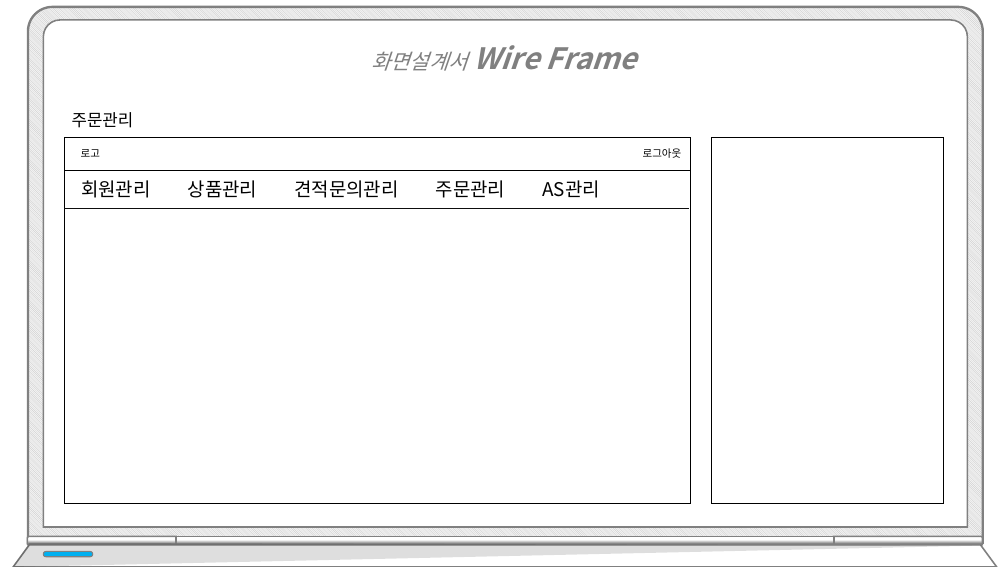
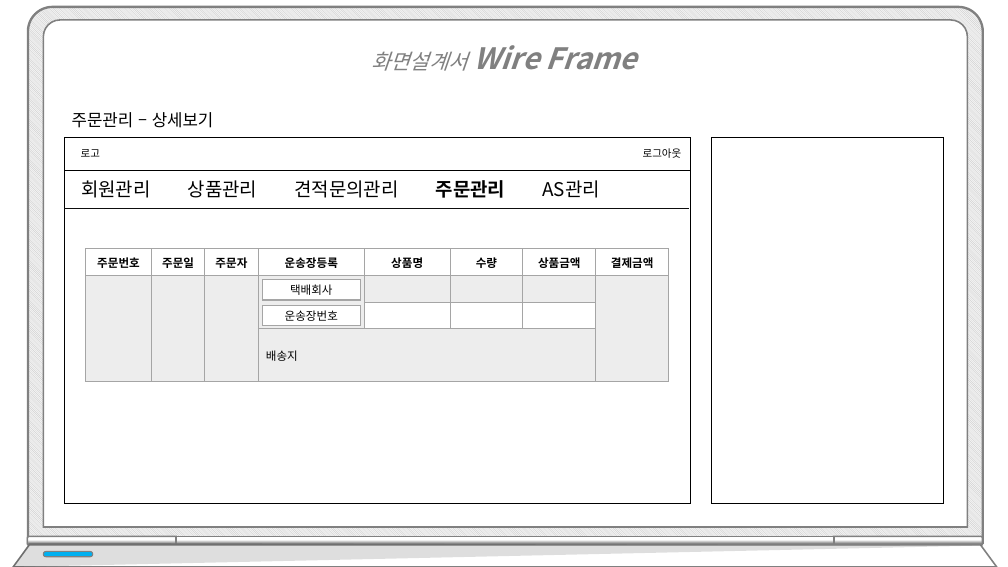
Before and after one commit to hhsw07/ezen-academy-projects, a slide deck: slide 18 of WebContent/cmk/프로젝트5.pptx. Drawn at 1008x567 pixels with LibreOffice and Linux fonts; fonts in the diff are those of the drawing. Boxes give left, top, right and bottom in pixels: in the first picture for what was removed or moved away, otherwise in the second. Text is boxed around its words. In the diff, an @@ line names an element or a change of style, - is before the commit and + after.

Commit message:
ppt

```diff
--- a/WebContent/cmk/프로젝트5.pptx
+++ b/WebContent/cmk/프로젝트5.pptx
@@ text at (72, 112, 214, 128): text changed @@
-주문관리
+주문관리 – 상세보기
@@ text "회원관리 상품관리 견적문의관리 주문관리 AS관리" at (81, 180, 600, 198): bold on in "주문관리" @@
@@ table added at (85, 249, 667, 381), 4 rows, 8 columns @@
+주문번호 | 주문일 | 주문자 | 운송장등록 | 상품명 | 수량 | 상품금액 | 결제금액
+ |  |  |  |  |  |  | 
+ |  |  |  |  |  |  | 
+ |  |  | 배송지 |  |  |  | 
@@ rectangle added at (262, 280, 360, 300), fill #FFFFFF, outline #A5A5A5 1 pt, 11 pt, text #000000 @@
+택배회사
@@ rectangle added at (262, 306, 360, 326), fill #FFFFFF, outline #A5A5A5 1 pt, 11 pt, text #000000 @@
+운송장번호
```
Also in this commit, not shown: 5 other slides changed, 1 other file.
